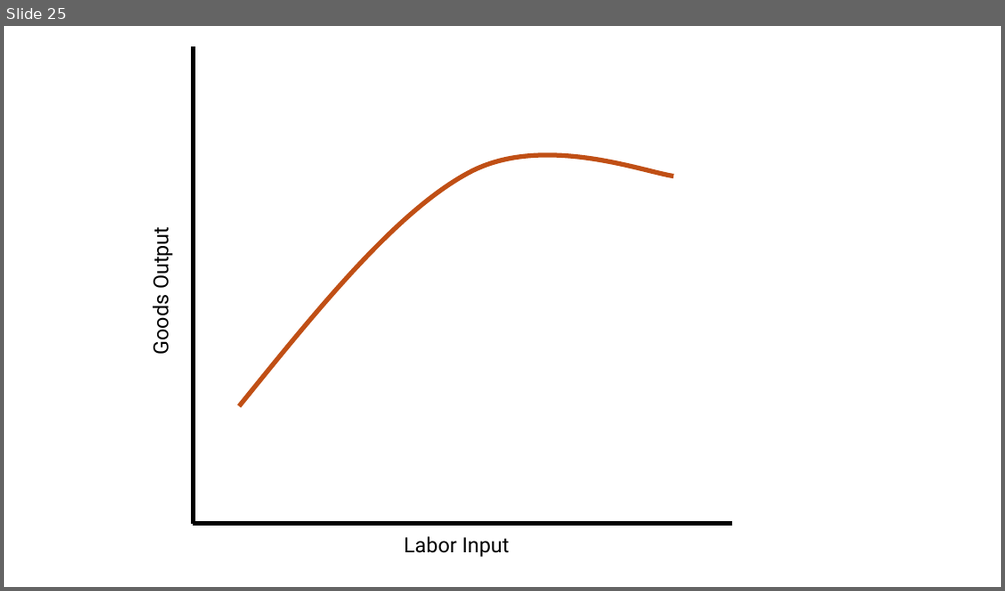
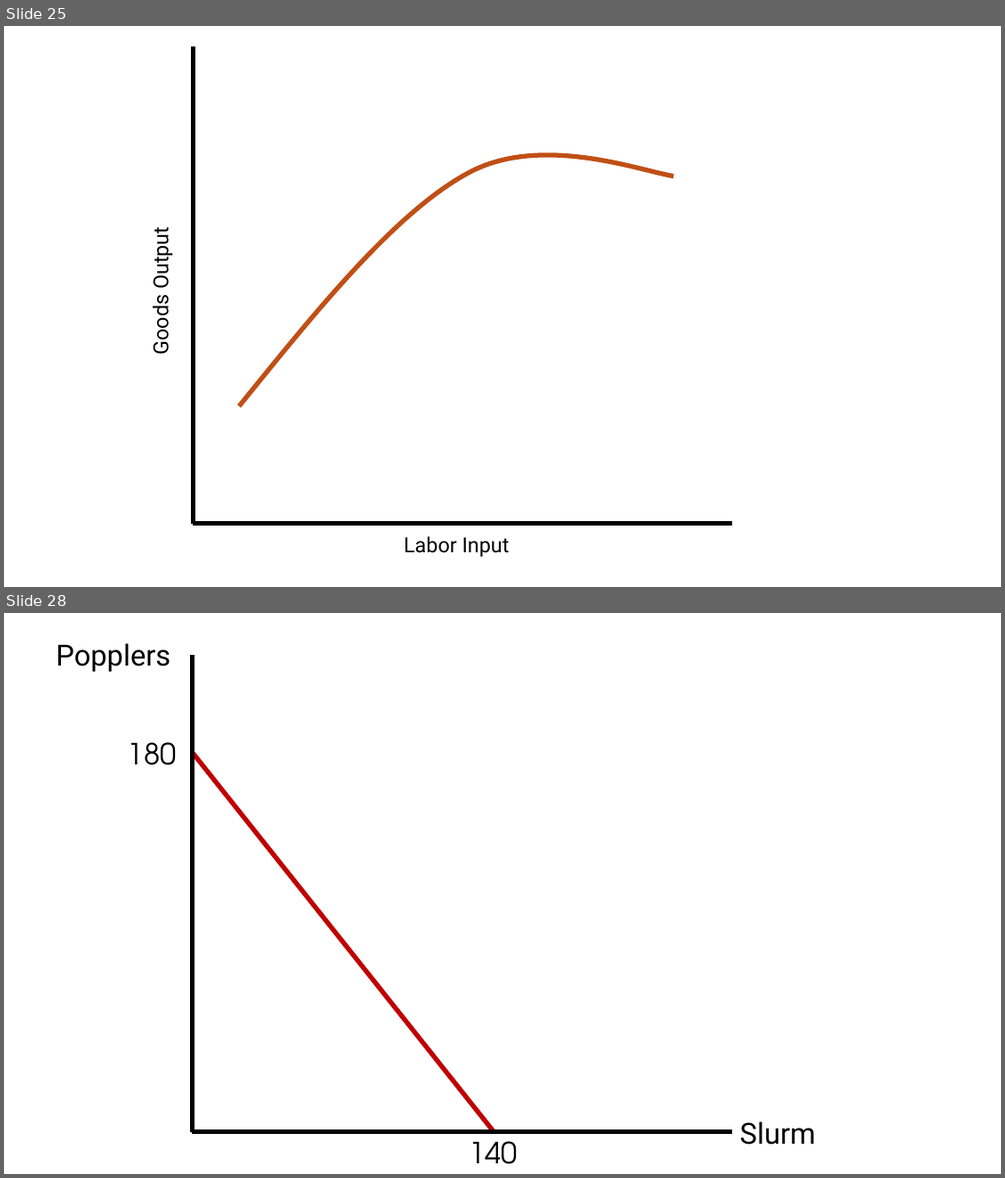
Before and after one commit to jrojas1003/EC-380-Intl-Econ-Issues, a slide deck: Slides/graph-creator.pptx. Shown one above the other, each under a label of ours: slide 25 before the commit, slides 25 and 28 after it; the slides between them are not shown. The pictures are 1005x591 and 1005x1178 pixels, drawn with LibreOffice and Linux fonts; fonts in the diff are those of the drawing. Boxes give left, top, right and bottom in pixels: in the first picture for what was removed or moved away, otherwise in the second. Text is boxed around its words. In the diff, an @@ line names an element or a change of style, - is before the commit and + after.

```diff
--- a/Slides/graph-creator.pptx
+++ b/Slides/graph-creator.pptx
@@ slide 28 added at (4,613,1001,1174), background #FFFFFF @@
@@ text added at (56,643,170,672), 28 pt, text #000000 @@
+Popplers
@@ line added from (193, 655) to (193, 1132), #000000 4.5 pt @@
@@ text added at (128,742,176,765), 28 pt, text #000000 @@
+180
@@ line added from (194, 754) to (493, 1130), #C00000 4.5 pt @@
@@ line added from (732, 1131) to (192, 1131), #000000 4.5 pt @@
@@ text added at (469,1132,518,1164), 28 pt, text #000000 @@
+140
@@ text added at (740,1121,816,1144), 28 pt, text #000000 @@
+Slurm
```
Also in this commit, not shown: 2 other slides added.
